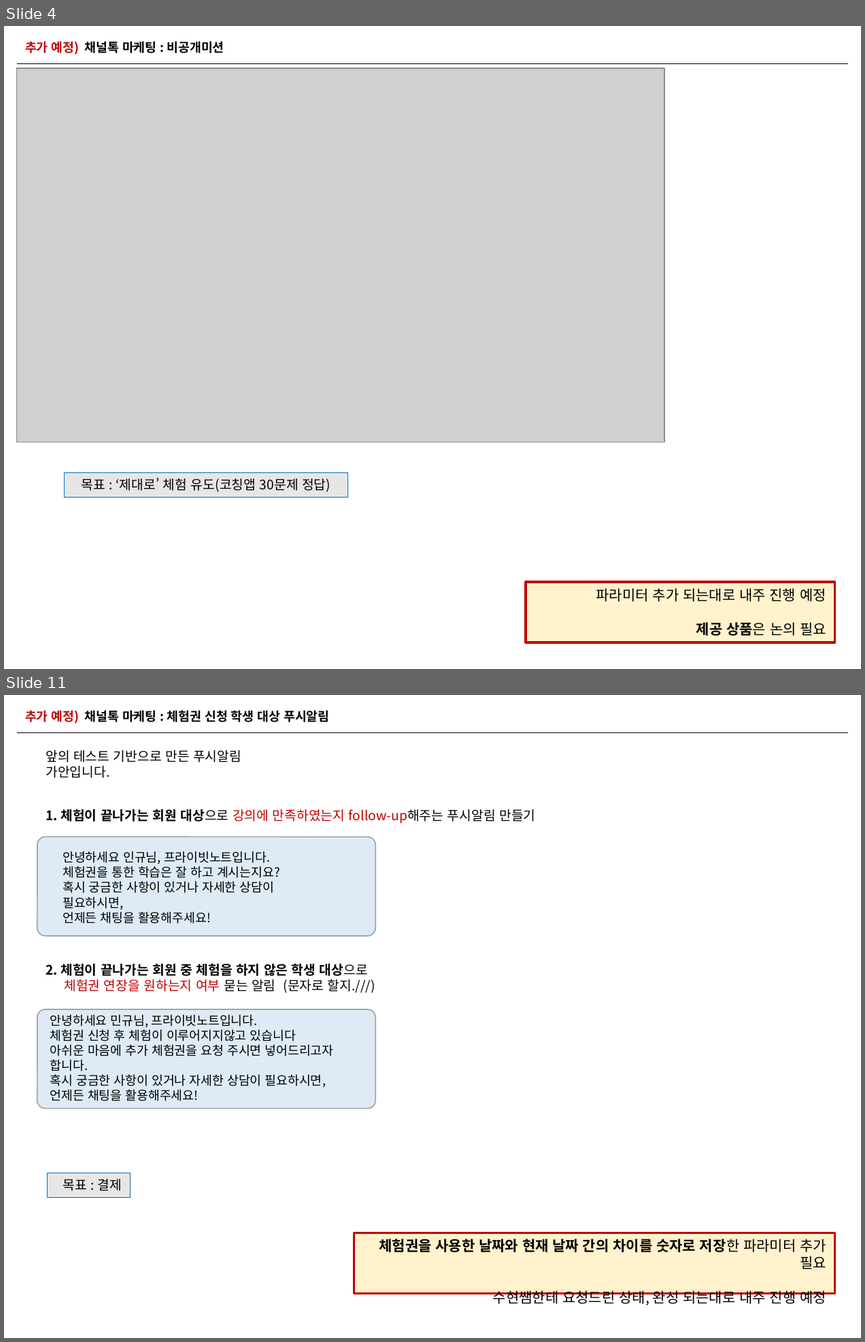
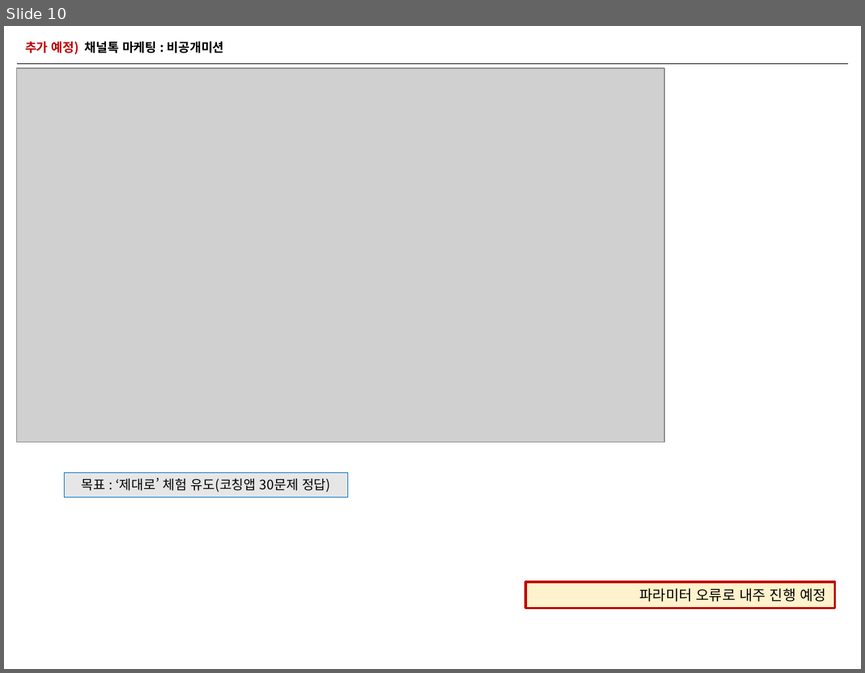
Before and after one commit to naxvinci/marketing, a slide deck: 업무보고0108.pptx. Shown one above the other, each under a label of ours: slides 4 and 11 before the commit, slide 10 after it; the slides between them are not shown. The pictures are 865x1342 and 865x673 pixels, drawn with LibreOffice and Linux fonts; fonts in the diff are those of the drawing; grey boxes stand for pictures. Boxes give left, top, right and bottom in pixels: in the first picture for what was removed or moved away, otherwise in the second. Text is boxed around its words. In the diff, an @@ line names an element or a change of style, - is before the commit and + after.

```diff
--- a/업무보고0108.pptx
+++ b/업무보고0108.pptx
@@ slide 11 removed at (x1=4, y1=695, x2=861, y2=1338), background #FFFFFF @@
@@ text removed at (x1=25, y1=710, x2=329, y2=724) @@
-추가 예정) 채널톡 마케팅 : 체험권 신청 학생 대상 푸시알림
@@ line removed from (17, 732) to (848, 732) @@
@@ text removed at (x1=45, y1=750, x2=241, y2=778) @@
-앞의 테스트 기반으로 만든 푸시알림 가안입니다.
@@ text removed at (x1=45, y1=809, x2=535, y2=824) @@
-1. 체험이 끝나가는 회원 대상으로 강의에 만족하였는지 follow-up해주는 푸시알림 만들기
@@ rounded rectangle removed at (x1=37, y1=836, x2=376, y2=936) @@
@@ text removed at (x1=62, y1=851, x2=280, y2=923) @@
-안녕하세요 인규님, 프라이빗노트입니다.
-체험권을 통한 학습은 잘 하고 계시는지요?
-혹시 궁금한 사항이 있거나 자세한 상담이 필요하시면,
-언제든 채팅을 활용해주세요!
@@ text removed at (x1=45, y1=963, x2=375, y2=993) @@
-2. 체험이 끝나가는 회원 중 체험을 하지 않은 학생 대상으로
-체험권 연장을 원하는지 여부 묻는 알림 (문자로 할지.///)
@@ rounded rectangle removed at (x1=37, y1=1009, x2=376, y2=1109) @@
@@ text removed at (x1=50, y1=1014, x2=334, y2=1101) @@
-안녕하세요 민규님, 프라이빗노트입니다.
-체험권 신청 후 체험이 이루어지지않고 있습니다
-아쉬운 마음에 추가 체험권을 요청 주시면 넣어드리고자 합니다.
-혹시 궁금한 사항이 있거나 자세한 상담이 필요하시면,
-언제든 채팅을 활용해주세요!
@@ rectangle removed at (x1=47, y1=1172, x2=130, y2=1197) @@
-목표 : 결제
@@ rectangle removed at (x1=354, y1=1232, x2=834, y2=1293) @@
-체험권을 사용한 날짜와 현재 날짜 간의 차이를 숫자로 저장한 파라미터 추가 필요
-수현쌤한테 요청드린 상태, 완성 되는대로 내주 진행 예정
@@ what was slide 4 is now slide 10 @@
@@ slide 10 changed as well @@
@@ rectangle "파라미터 오류로 내주 진행 예정" resized from (x1=526, y1=582, x2=835, y2=643) to (x1=526, y1=582, x2=835, y2=608) @@
@@ text in rectangle at (x1=640, y1=588, x2=826, y2=601): text changed @@
-파라미터 추가 되는대로 내주 진행 예정
-제공 상품은 논의 필요
+파라미터 오류로 내주 진행 예정
```
Also in this commit, not shown: 5 other slides changed, 6 slides added, 7 other slides removed, 2 other files.
